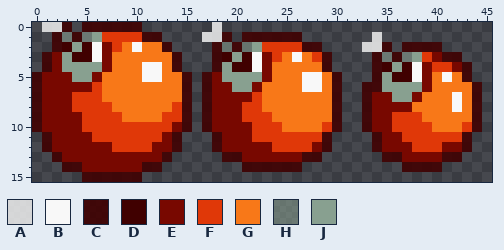
Pixel-art sprite: Elevation/resources/bombRed.png. Above: the version before the commit.
The file is 46x16 pixels.
Palette (. is transparent): A #f8f8f8cf  B #f8f8f8  C #400000e1  D #400000  E #780800  F #e03808  G #f87818  H #88a0908f  J #88a090
Pixels before, first column x 0:
 0 .AAC.CCCCCC.......A..........................
 1 ..CHCHJFFFFCC....AAC.CCCCCC.......A..........
 2 ..CDJDBEFGBGGC....CHCHJFFFFCC....AAC.CCCC....
 3 .CEJDDBEGGGGGGC...CDJDBEFGBGFC....CHCHJFECC..
 4 .CEJJJJEGGGBBGC...CJDDBEGGGGGC....CDJDBEFFEC.
 5 CEEEJJEGGGGBBGGC.CEJJJJEGGGBBGC...CJDDBEGBGC.
 6 CEEEEEFGGGGGGGGC.CEEJJEGGGGBBGC..CCJJJJEGGGGC
 7 CEEEFFFGGGGGGGGC.CEEEEFGGGGGGGC..CEEJJEGGGBGC
 8 CEEEFFFFGGGGGGFC.CEEEFFGGGGGGGC..CEEEEGGGGBGC
 9 CEEEEFFFFGGGGFFC.CEEEFFFGGGGGGC..CEEFFFGGGGGC
10 CEEEEFFFFFFFFFEC.CEEEEFFFGGGGFC..CEEFFFFGGGFC
11 .CEEEEFFFFFFFEC...CEEEFFFFFFFC....CEEFFFFFFC.
12 .CEEEEEEFFFFEEC...CEEEEEFFFFEC....CEEEFFFEEC.
13 ..CEEEEEEEEEEC.....CCEEEEEECC......CCEEEECC..
14 ...CCEEEEEECC........CCCCCC..........CCCC....
15 .....CCCCCC..................................
The result:
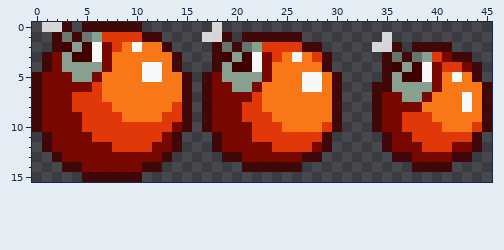
Difference:
{"y":1,"x":34,"old":"A.","new":".A"}
{"y":2,"x":33,"old":"A","new":"."}
{"y":2,"x":35,"old":"C.C","new":"AC."}
{"y":2,"x":41,"old":".","new":"C"}
{"y":3,"x":34,"old":"CHCHJFEC","new":".CHCHJFE"}
{"y":3,"x":43,"old":".","new":"C"}
{"y":4,"x":34,"old":"CDJDBEF","new":".CDJDBE"}
{"y":4,"x":42,"old":"EC.","new":"FEC"}
{"y":5,"x":34,"old":"CJD","new":".CJ"}
{"y":5,"x":38,"old":"BEGBGC.","new":"DBEGBGC"}
{"y":6,"x":33,"old":"C","new":"."}
{"y":6,"x":35,"old":"J","new":"C"}
{"y":6,"x":39,"old":"EG","new":"JE"}
{"y":6,"x":44,"old":"C.","new":"GC"}
{"y":7,"x":33,"old":"CE","new":".C"}
{"y":7,"x":36,"old":"J","new":"E"}
{"y":7,"x":38,"old":"EG","new":"JE"}
{"y":7,"x":42,"old":"BGC.","new":"GBGC"}
{"y":8,"x":33,"old":"CE","new":".C"}
{"y":8,"x":38,"old":"G","new":"E"}
{"y":8,"x":42,"old":"BGC.","new":"GBGC"}
{"y":9,"x":33,"old":"CE","new":".C"}
{"y":9,"x":36,"old":"F","new":"E"}
{"y":9,"x":39,"old":"G","new":"F"}
{"y":9,"x":44,"old":"C.","new":"GC"}
{"y":10,"x":33,"old":"CE","new":".C"}
{"y":10,"x":36,"old":"F","new":"E"}
{"y":10,"x":40,"old":"G","new":"F"}
{"y":10,"x":43,"old":"FC.","new":"GFC"}
{"y":11,"x":34,"old":"CE","new":".C"}
{"y":11,"x":37,"old":"F","new":"E"}
{"y":11,"x":43,"old":"C.","new":"FC"}
{"y":12,"x":34,"old":"CE","new":".C"}
{"y":12,"x":38,"old":"F","new":"E"}
{"y":12,"x":41,"old":"E","new":"F"}
{"y":12,"x":43,"old":"C.","new":"EC"}
{"y":13,"x":35,"old":"C","new":"."}
{"y":13,"x":37,"old":"E","new":"C"}
{"y":13,"x":41,"old":"C","new":"E"}
{"y":13,"x":43,"old":".","new":"C"}
{"y":14,"x":37,"old":"C","new":"."}
{"y":14,"x":41,"old":".","new":"C"}
